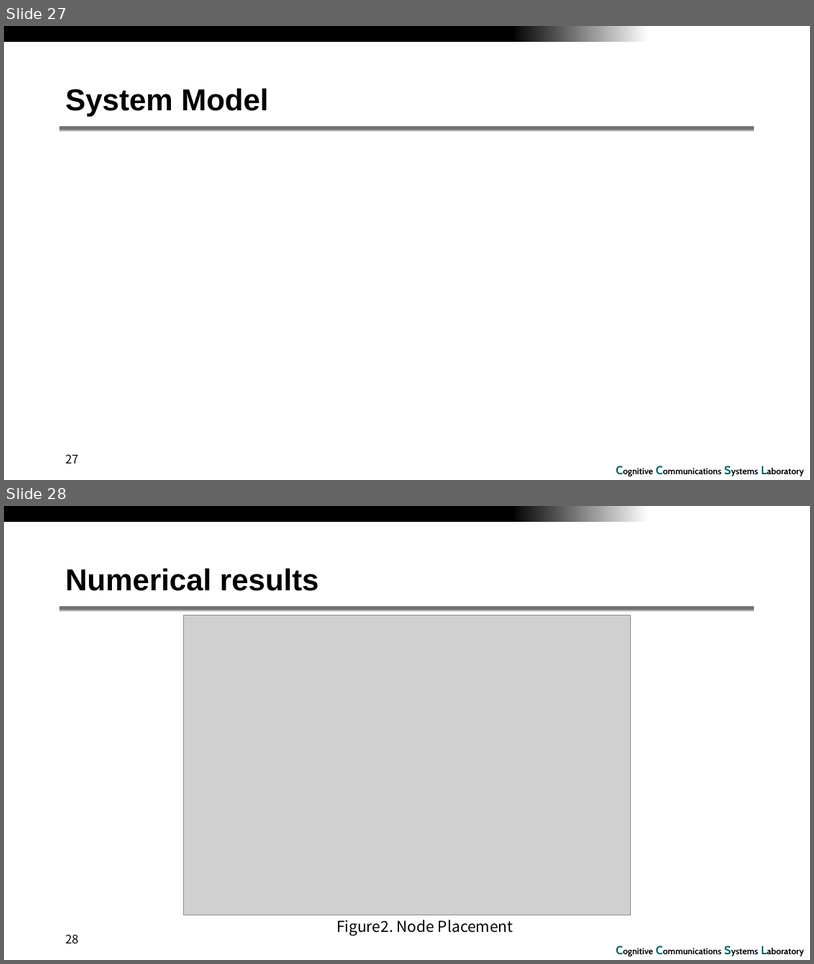
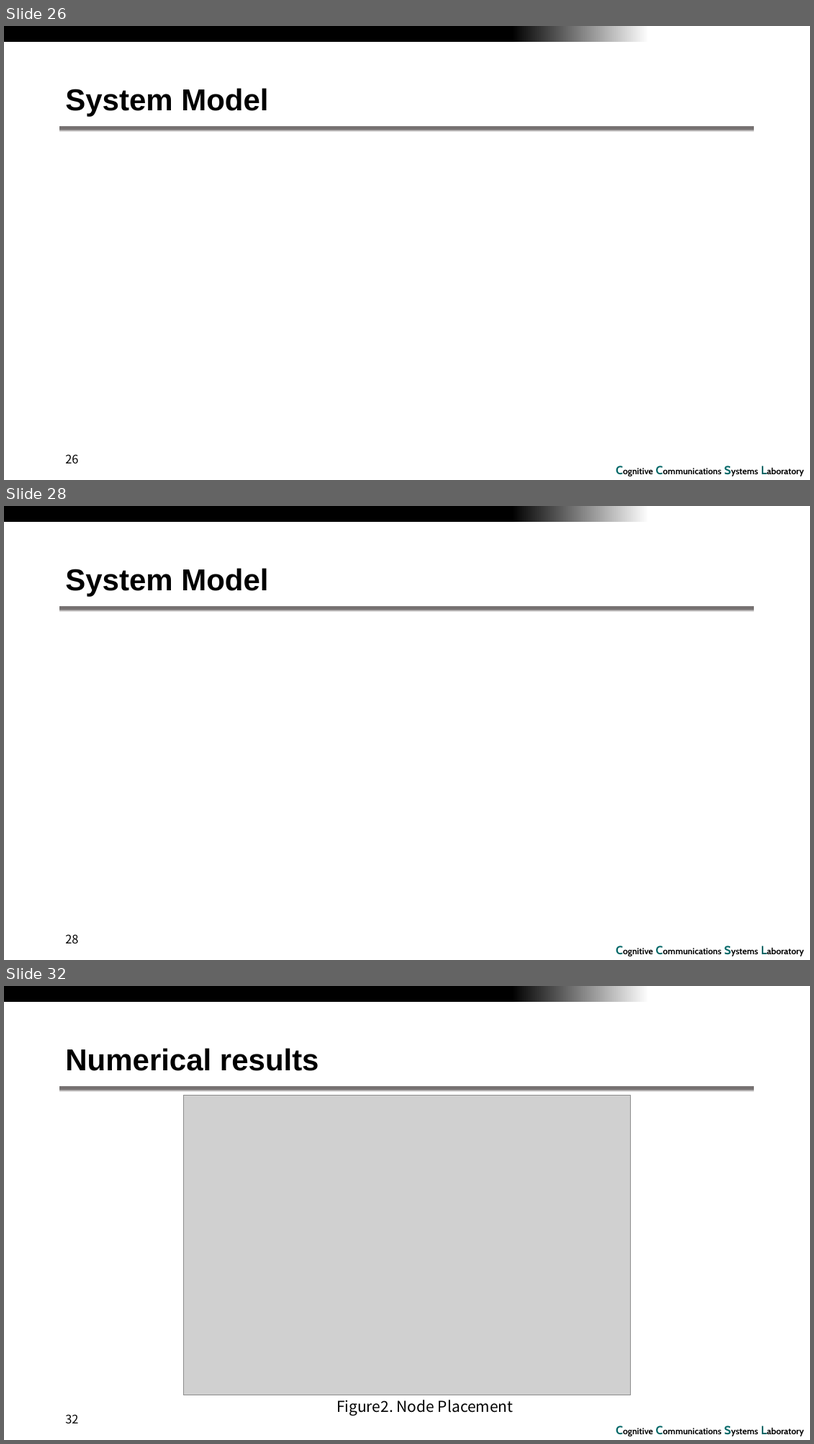
Before and after one commit to RefatHanbat/Presentation-of-SDM, a slide deck: assign_paper.pptx. Shown one above the other, each under a label of ours: slides 27 and 28 before the commit, slides 26, 28 and 32 after it; the slides between them are not shown. The pictures are 814x964 and 814x1444 pixels, drawn with LibreOffice and Linux fonts; fonts in the diff are those of the drawing; grey boxes stand for pictures; background and template pictures are left out. Boxes give left, top, right and bottom in pixels: in the first picture for what was removed or moved away, otherwise in the second. Text is boxed around its words. In the diff, an @@ line names an element or a change of style, - is before the commit and + after.

```diff
--- a/assign_paper.pptx
+++ b/assign_paper.pptx
@@ slide 28 added at box(4, 506, 810, 960), background #FFFFFF; not listed: 3 template elements that a slide beside it also shows @@
@@ title added at box(65, 568, 268, 596), 36 pt, text #000000, bold @@
+System Model
@@ page number added at box(65, 934, 78, 943), 14 pt, text #000000 @@
+28
@@ what was slide 27 is now slide 26 @@
@@ page number at box(65, 454, 78, 463): text changed @@
-27
+26
@@ what was slide 28 is now slide 32 @@
@@ page number at box(65, 1414, 78, 1423): text changed @@
-28
+32
```
Also in this commit, not shown: 1 slide changed, 4 other slides added, 1 slide removed.
